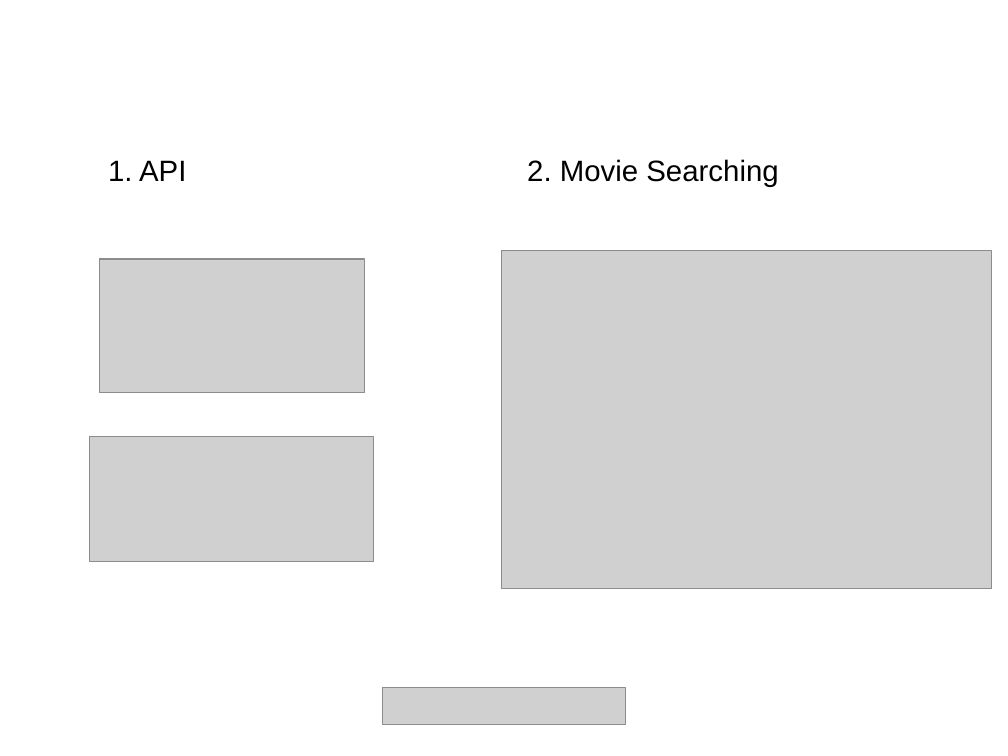
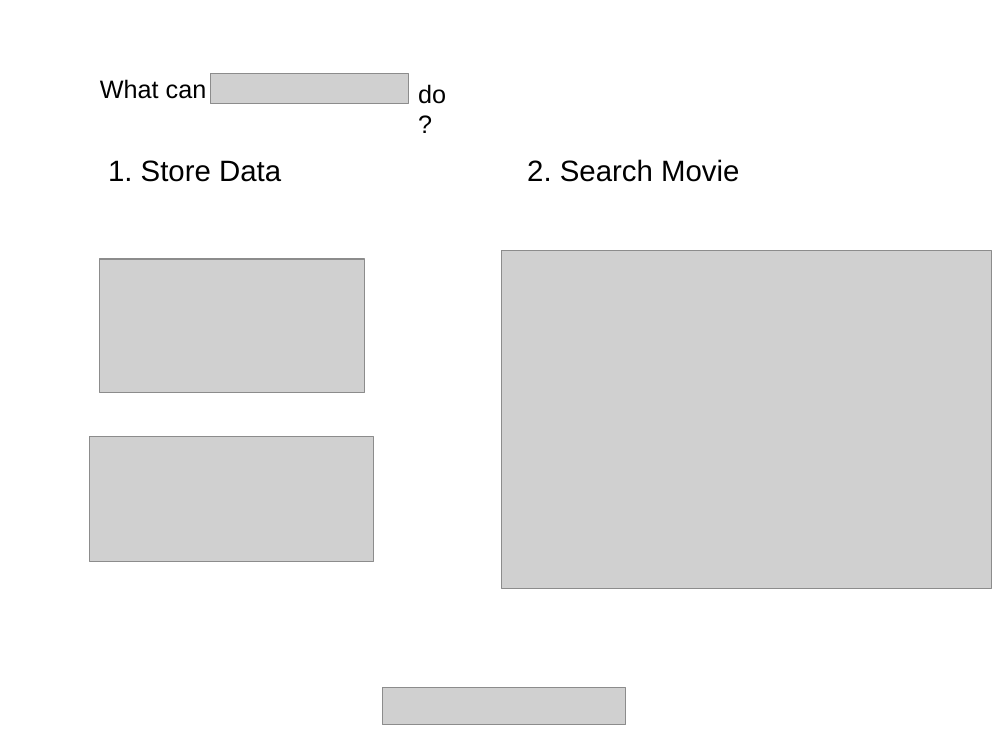
Before and after one commit to nJ3ahxac/seng2021_project, a slide deck: slide 2 of Deliverables/week8.ppt. Drawn at 1008x756 pixels with LibreOffice and Linux fonts; fonts in the diff are those of the drawing; grey boxes stand for pictures. Boxes give left, top, right and bottom in pixels: in the first picture for what was removed or moved away, otherwise in the second. Text is boxed around its words. In the diff, an @@ line names an element or a change of style, - is before the commit and + after.

Commit message:
add reminders

```diff
--- a/Deliverables/week8.ppt
+++ b/Deliverables/week8.ppt
@@ text added at bbox=[100, 79, 207, 99], 18 pt, text #000000 @@
+What can
@@ picture added at bbox=[211, 74, 408, 104] @@
@@ text added at bbox=[418, 84, 446, 104], 18 pt, text #000000 @@
+do?
@@ text at bbox=[108, 160, 281, 182]: text changed @@
-1. API
+1. Store Data
@@ text at bbox=[527, 159, 739, 182]: text changed @@
-2. Movie Searching
+2. Search Movie
```
